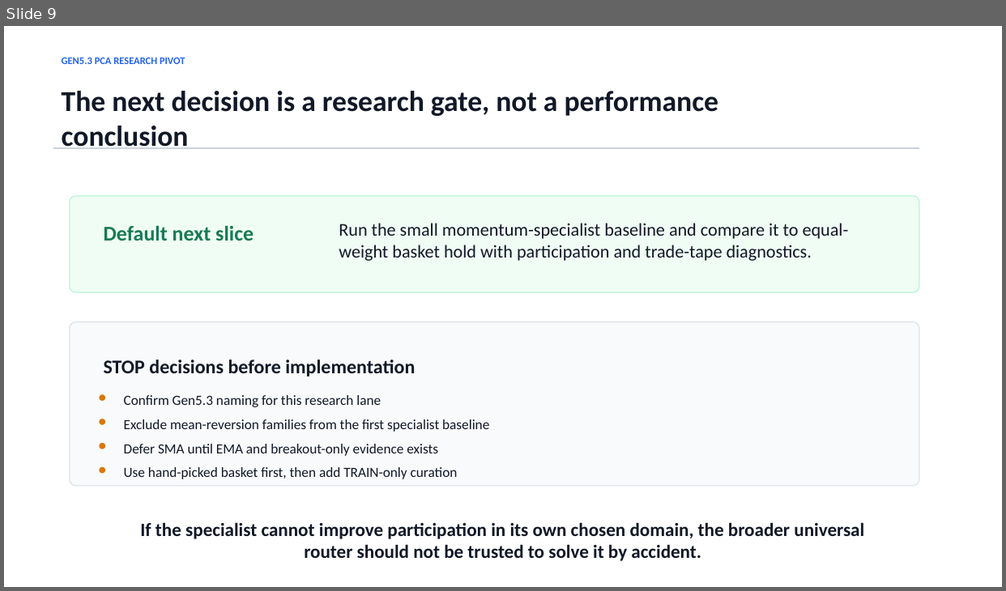
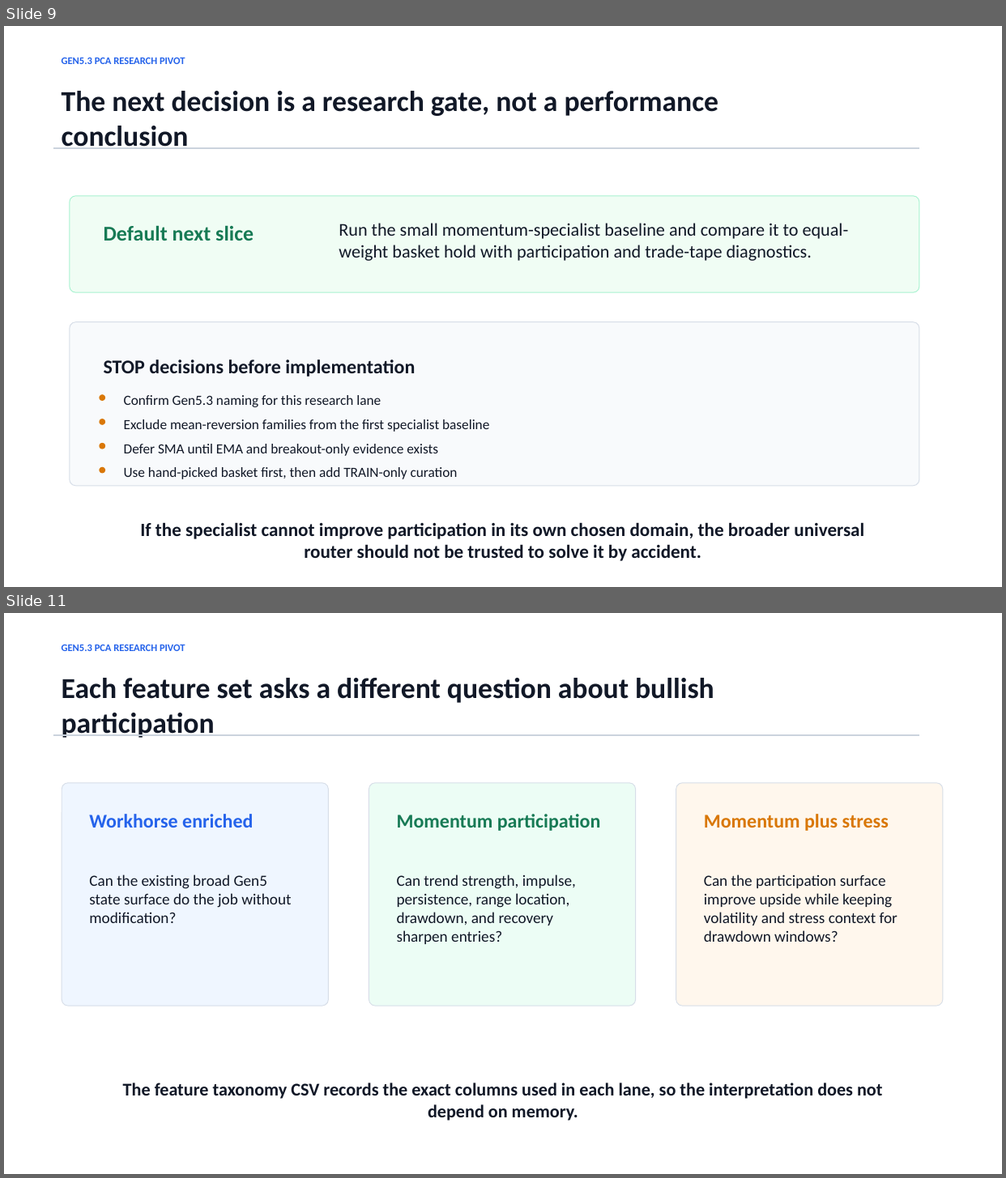
Before and after one commit to Francisc0Franc0/Time-Series-Modeling-Gen5, a slide deck: presentations/gen5_3_bull_momentum_specialist_plan.pptx. Shown one above the other, each under a label of ours: slide 9 before the commit, slides 9 and 11 after it; the slides between them are not shown. The pictures are 1006x591 and 1006x1178 pixels, drawn with LibreOffice and Linux fonts; fonts in the diff are those of the drawing. Boxes give left, top, right and bottom in pixels: in the first picture for what was removed or moved away, otherwise in the second. Text is boxed around its words. In the diff, an @@ line names an element or a change of style, - is before the commit and + after.

Commit message:
Add Gen5.3 momentum feature-set screen

```diff
--- a/presentations/gen5_3_bull_momentum_specialist_plan.pptx
+++ b/presentations/gen5_3_bull_momentum_specialist_plan.pptx
@@ slide 11 added at [4, 613, 1002, 1174], background #FFFFFF @@
@@ text added at [62, 644, 185, 651], 9.8 pt, text #2563EB, bold @@
+GEN5.3 PCA RESEARCH PIVOT
@@ text added at [62, 678, 714, 738], 27.8 pt, text #111827, bold @@
+Each feature set asks a different question about bullish participation
@@ rectangle added at [54, 735, 919, 735], fill #CBD3DD, outline #CBD3DD 0 pt @@
@@ rounded rectangle added at [62, 783, 328, 1006], fill #EFF6FF, outline #D7DEE8 0.75 pt @@
@@ rounded rectangle added at [369, 783, 636, 1006], fill #ECFDF5, outline #D7DEE8 0.75 pt @@
@@ rounded rectangle added at [676, 783, 943, 1006], fill #FFF7ED, outline #D7DEE8 0.75 pt @@
@@ text added at [89, 814, 253, 828], 18.8 pt, text #2563EB, bold @@
+Workhorse enriched
@@ text added at [397, 814, 601, 831], 18.8 pt, text #177A55, bold @@
+Momentum participation
@@ text added at [704, 814, 889, 831], 18.8 pt, text #D97706, bold @@
+Momentum plus stress
@@ text added at [89, 875, 291, 923], 15 pt, text #111827 @@
+Can the existing broad Gen5 state surface do the job without modification?
@@ text added at [397, 875, 576, 944], 15 pt, text #111827 @@
+Can trend strength, impulse, persistence, range location, drawdown, and recovery sharpen entries?
@@ text added at [704, 875, 897, 942], 15 pt, text #111827 @@
+Can the participation surface improve upside while keeping volatility and stress context for drawdown windows?
@@ text added at [123, 1083, 882, 1121], 17.2 pt, text #111827, bold @@
+The feature taxonomy CSV records the exact columns used in each lane, so the interpretation does not depend on memory.
```
Also in this commit, not shown: 4 slides changed, 8 other files.
